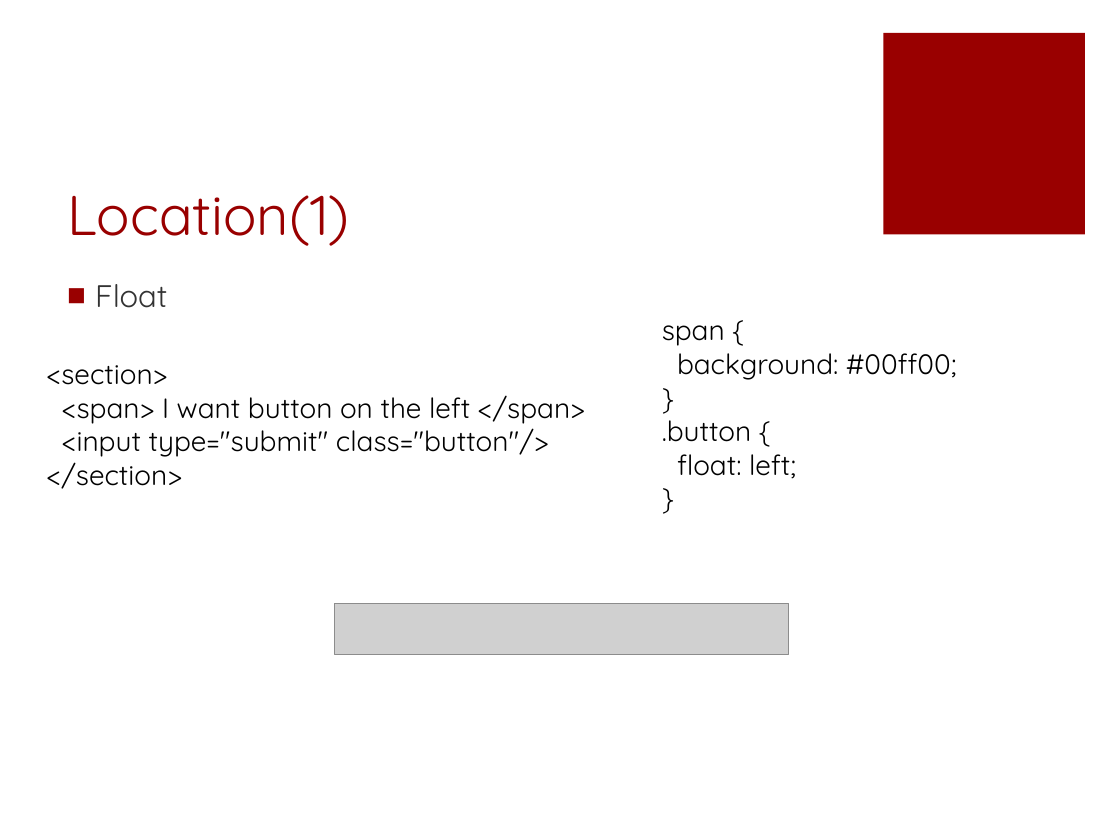
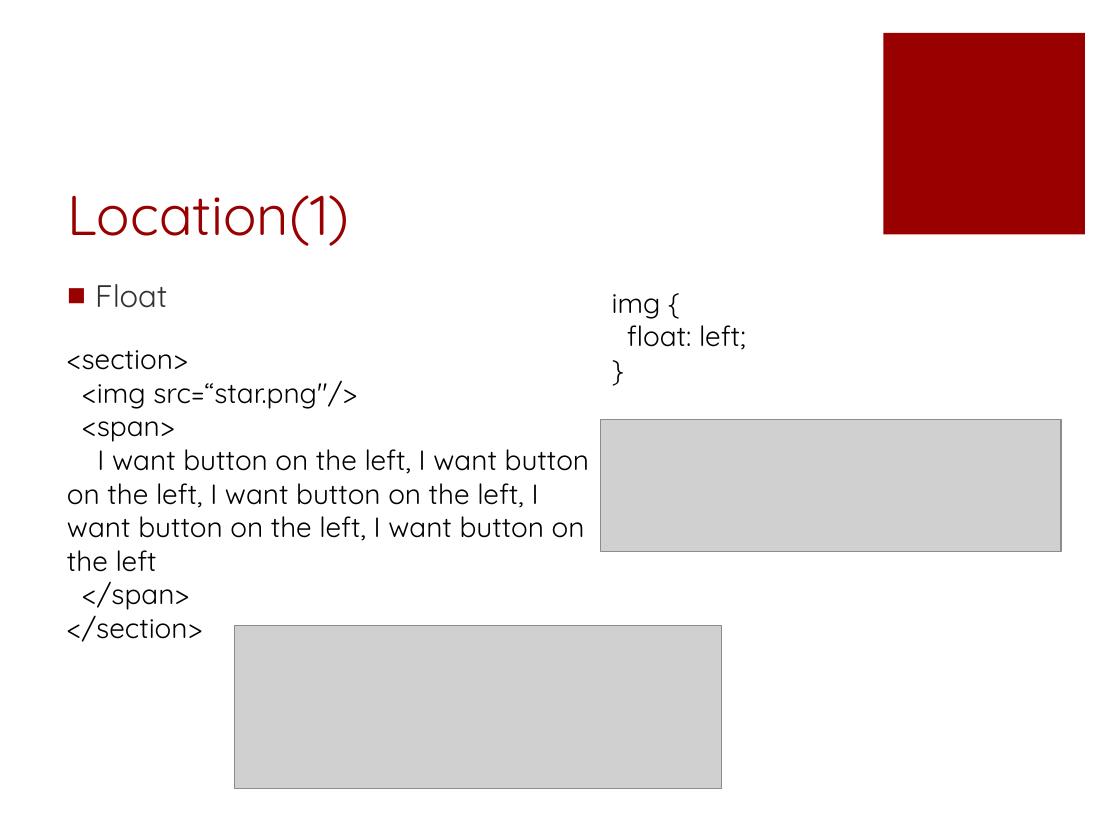
Before and after one commit to fuying/frondendtraining, a slide deck: slide 14 of CSS/CSS.pptx. Drawn at 1120x840 pixels with LibreOffice and Linux fonts; fonts in the diff are those of the drawing; grey boxes stand for pictures. Boxes give left, top, right and bottom in pixels: in the first picture for what was removed or moved away, otherwise in the second. Text is boxed around its words. In the diff, an @@ line names an element or a change of style, - is before the commit and + after.

Commit message:
add and modify the ppt

```diff
--- a/CSS/CSS.pptx
+++ b/CSS/CSS.pptx
@@ text "img {": place and size @@
-text "img {" at bbox=[662, 325, 956, 479]
+text "img {" at bbox=[612, 294, 746, 350]
@@ text at bbox=[612, 294, 661, 319]: text changed @@
-span {
-background: #00ff00;
-}
-.button {
+img {
@@ text "<section>": place and size @@
-text "<section>" at bbox=[47, 365, 585, 489]
+text "<section>" at bbox=[67, 350, 589, 642]
@@ text at bbox=[67, 380, 589, 610]: text changed @@
-<span> I want button on the left </span>
-<input type="submit" class="button"/>
+<img src=“star.png"/>
+<span>
+I want button on the left, I want button on the left, I want button on the left, I want button on the left, I want button on the left
+</span>
@@ picture added at bbox=[600, 419, 1061, 551] @@
@@ picture added at bbox=[235, 625, 722, 788] @@
@@ picture removed at bbox=[335, 604, 790, 655] @@
```
Also in this commit, not shown: 6 other slides changed, 1 slide added, 1 slide removed.
